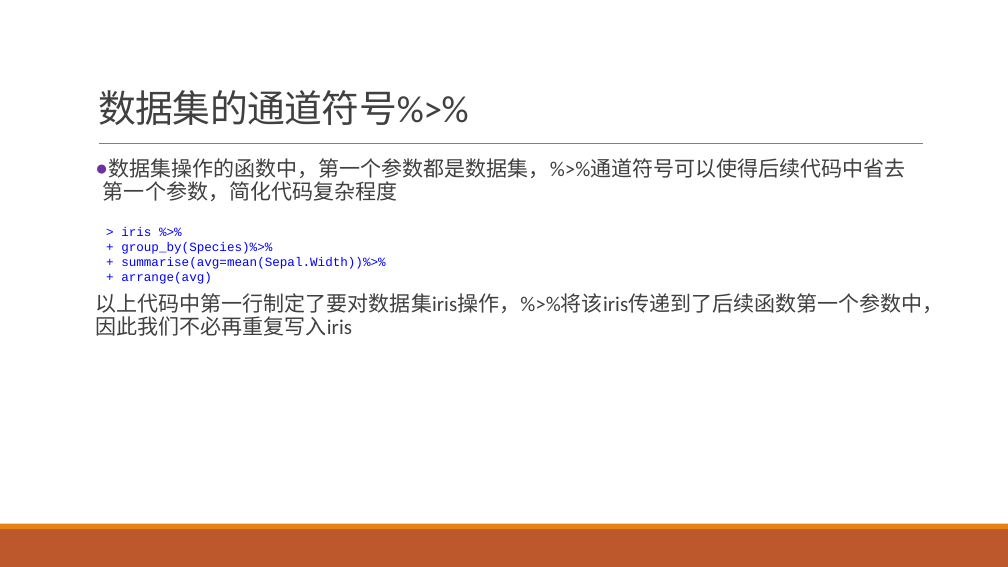
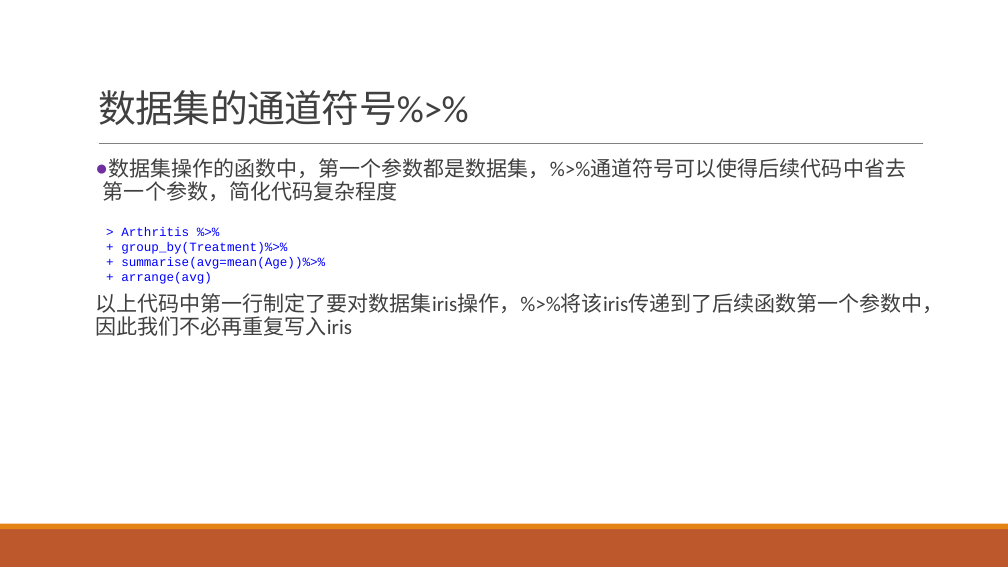
Before and after one commit to exoplanetX/DataAnalytics, a slide deck: slide 22 of 实验3-探索性分析.pptx (slide 18 before the commit). Drawn at 1008x567 pixels with LibreOffice and Linux fonts; fonts in the diff are those of the drawing. Boxes give left, top, right and bottom in pixels: in the first picture for what was removed or moved away, otherwise in the second. Text is boxed around its words. In the diff, an @@ line names an element or a change of style, - is before the commit and + after.

```diff
--- a/实验3-探索性分析.pptx
+++ b/实验3-探索性分析.pptx
@@ text at box(121, 227, 325, 269): text changed @@
-> iris %>%
-+ group_by(Species)%>%
-+ summarise(avg=mean(Sepal.Width))%>%
+> Arthritis %>%
++ group_by(Treatment)%>%
++ summarise(avg=mean(Age))%>%
```
Also in this commit, not shown: 7 other slides changed, 5 slides added, 1 slide removed, 1 other file.
